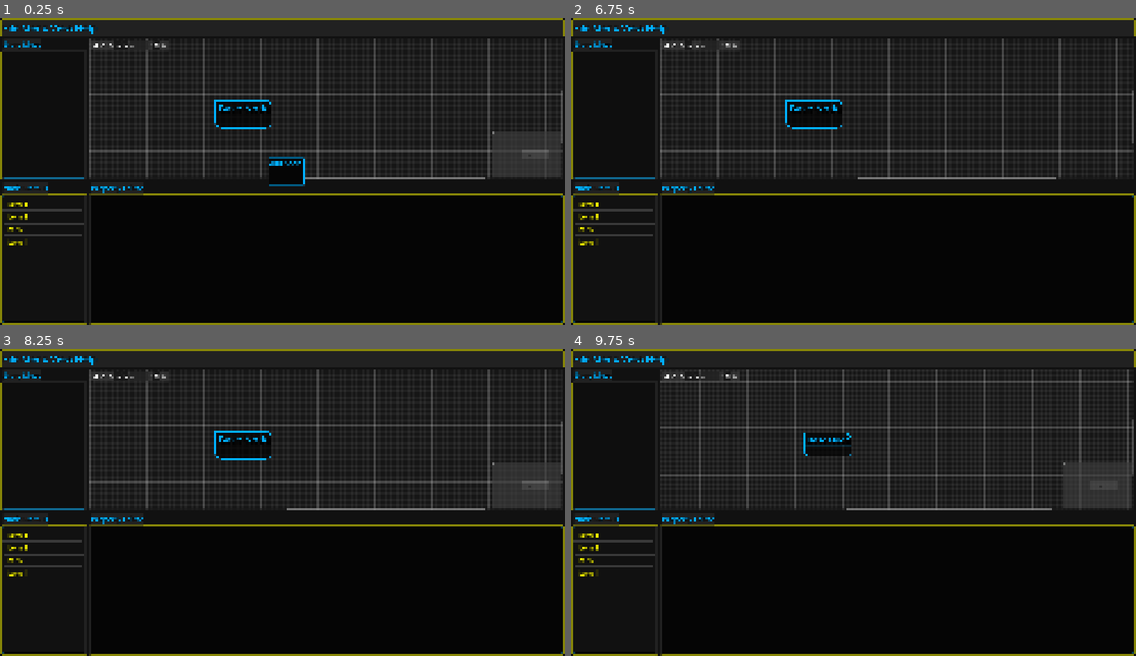
Above: before the commit, frames 1-4 (two rows, left to right).
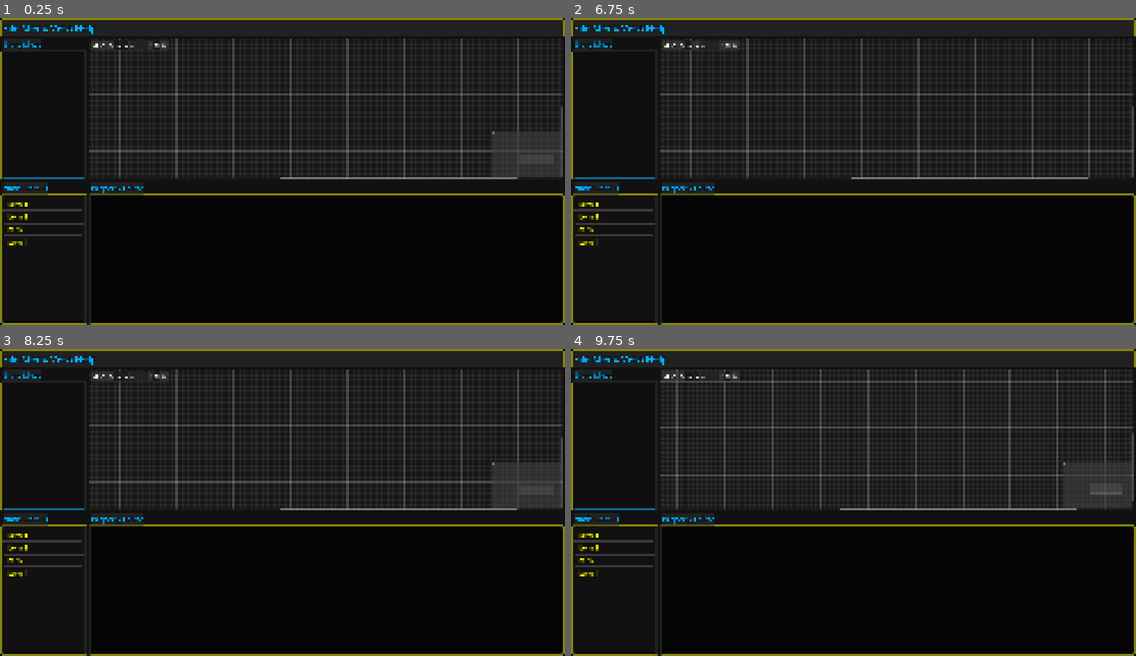
Above: after the commit, the same moments.

Repository: Phillip383/StoryGraph
Game: Godot game, scene res://scenes/UI/Editor/graph_editor.tscn
Two runs of this game, one before a commit and one after it. Both use one fixed random seed, a clock stepped at 60 frames per second and the inputs below.
Inputs (mouse positions are in pixels of both pictures, inside the frame that each line leads up to):
- Up to frame 1 (0.25 s): no input
- Up to frame 2 (6.75 s): click (667, 45) at 0.5 s; click (684, 45) at 1.25 s; click (689, 45) at 2 s; click (695, 45) at 2.75 s; click (729, 45) at 3.5 s; click (734, 45) at 4.25 s; click (667, 45) at 5 s; click (684, 45) at 5.75 s; click (689, 45) at 6.5 s
- Up to frame 3 (8.25 s): click (124, 376) at 7.25 s; click (158, 376) at 8 s
- Up to frame 4 (9.75 s): click (734, 376) at 8.75 s; click (667, 376) at 9.5 s

The runs differ from the first frame. In frame 1, 4.0% of the frame differs, in the area x 15-100%, y 6-55%; in frame 2, 3.7%; in frame 3, 3.7%; in frame 4, 4.0%.

Commit message:
Fixed node spawn offset bug.

Diff:
--- a/scenes/UI/Editor/graph_editor.tscn
+++ b/scenes/UI/Editor/graph_editor.tscn
@@ -8,7 +8,6 @@
 [ext_resource type="PackedScene" uid="uid://b1ruqpcnl1fhv" path="res://scenes/UI/Inspectors/inspector_tree.tscn" id="4_tixvr"]
 [ext_resource type="PackedScene" uid="uid://cb26resk8d7gq" path="res://scenes/UI/Inspectors/inspector_list.tscn" id="5_nxgem"]
 [ext_resource type="PackedScene" uid="uid://cfhnqaiw8smg4" path="res://scenes/UI/Inspectors/inspector_editor.tscn" id="6_nxgem"]
-[ext_resource type="PackedScene" uid="uid://dhrg7t8ktb4jq" path="res://scenes/UI/Graph/graph_node_base.tscn" id="7_t3iyb"]
 
 [sub_resource type="StyleBoxFlat" id="StyleBoxFlat_fgo7h"]
 bg_color = Color(0.019607844, 0.019607844, 0.019607844, 0.8352941)
@@ -64,16 +63,6 @@
 [node name="Graph" parent="PanelContainer/MarginContainer/Main_C/VSplitContainer/StoryLines_Graph_C" instance=ExtResource("1_ot8g1")]
 custom_minimum_size = Vector2(1500, 0)
 layout_mode = 2
-size_flags_horizontal = 3
-
-[node name="GraphNodeBase" parent="PanelContainer/MarginContainer/Main_C/VSplitContainer/StoryLines_Graph_C/Graph" instance=ExtResource("7_t3iyb")]
-layout_mode = 1
-offset_left = 441.0
-offset_top = 218.0
-offset_right = 641.0
-offset_bottom = 318.0
-mouse_filter = 1
-position_offset = Vector2(441, 218)
 
 [node name="HSplitContainer" type="HSplitContainer" parent="PanelContainer/MarginContainer/Main_C/VSplitContainer"]
 custom_minimum_size = Vector2(0, 300)
--- a/scenes/UI/Graph/graph.tscn
+++ b/scenes/UI/Graph/graph.tscn
@@ -17,3 +17,4 @@
 [node name="GraphNodeMenu" parent="." instance=ExtResource("2_pehdu")]
 initial_position = 0
 position = Vector2i(940, 490)
+visible = false
--- a/scripts/graph_system/graph_node_menu.gd
+++ b/scripts/graph_system/graph_node_menu.gd
@@ -17,5 +17,5 @@
 		ADD_NODE_ID:
 			var graph = get_parent() as GraphEdit
 			var new_node = GraphNodeTypes[0].instantiate() as GraphElement
-			new_node.position_offset = graph.get_local_mouse_position()
+			new_node.position_offset = Vector2i(graph.get_local_mouse_position()) - graph.context_menu_offset
 			graph.add_child(new_node)
Not shown: 1 places in scenes/UI/Editor/graph_editor.tscn that only renumber resources
